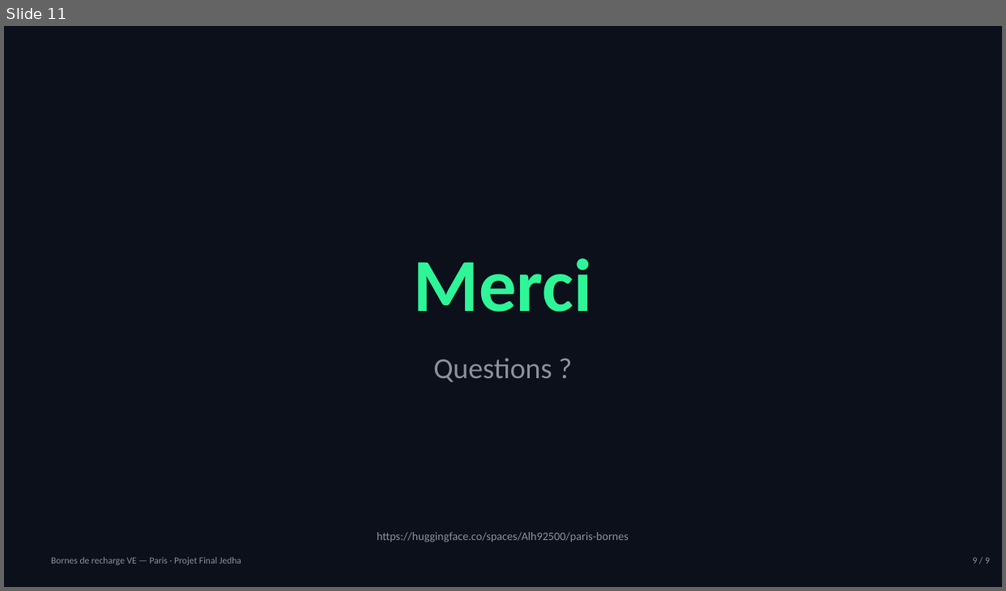
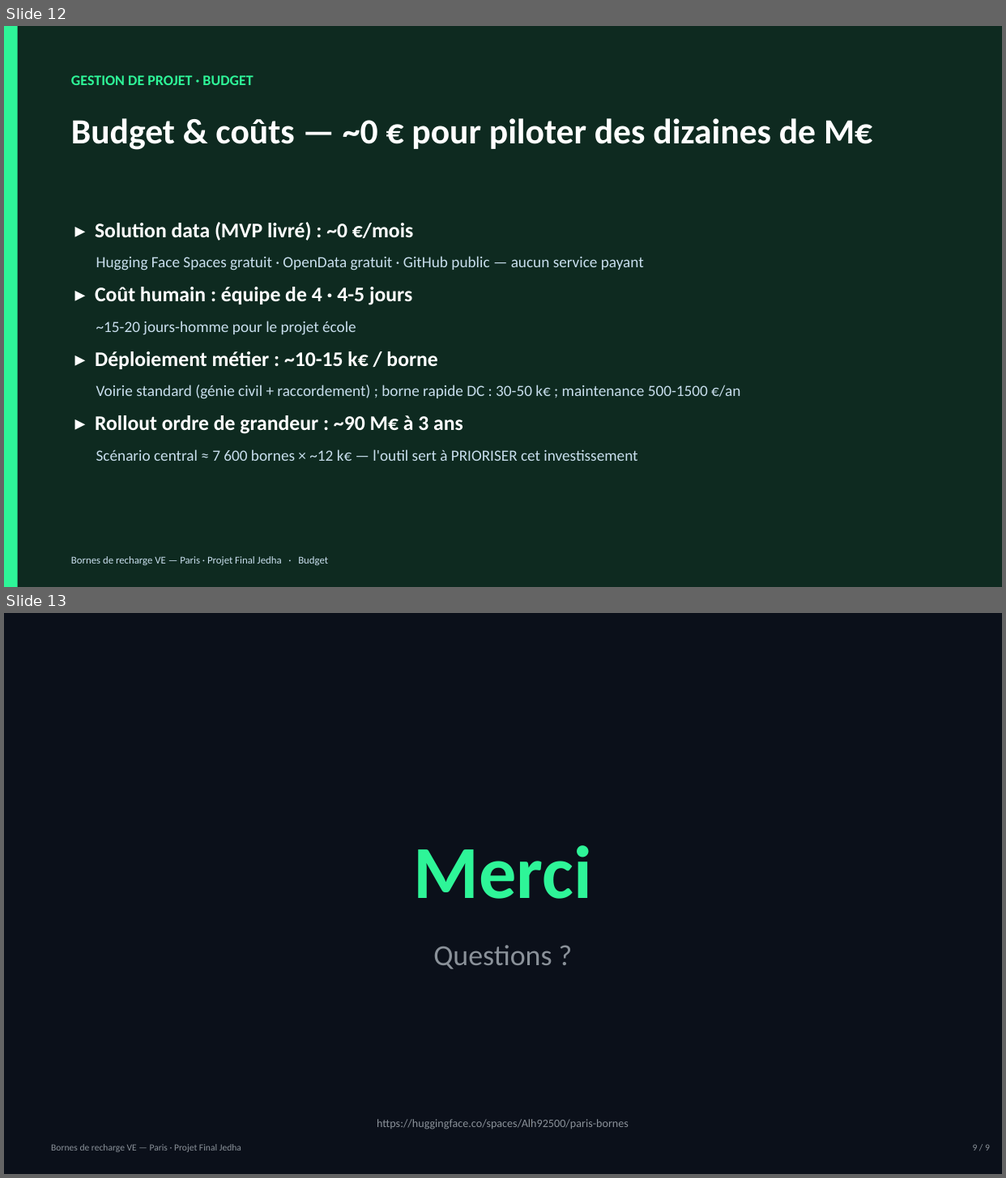
Before and after one commit to aymericlahonde-dotcom/cdsd-b6-paris-bornes, a slide deck: presentation/Presentation_Paris_Bornes.pptx. Shown one above the other, each under a label of ours: slide 11 before the commit, slides 12 and 13 after it. The pictures are 1006x591 and 1006x1178 pixels, drawn with LibreOffice and Linux fonts; fonts in the diff are those of the drawing. Boxes give left, top, right and bottom in pixels: in the first picture for what was removed or moved away, otherwise in the second. Text is boxed around its words. In the diff, an @@ line names an element or a change of style, - is before the commit and + after.

Commit message:
Monitoring intégré + dossier réaligné (RGPD, budget, cible vs MVP) + Q&A jury
- App : nouvel onglet Suivi & monitoring (qualité données, résultats modèle, usage anonyme)
- Dossier docx : sections RGPD (ch.11), Budget (ch.12), mise au point architecture cible vs MVP livré (ch.13) ; MLflow reclassé en cible, monitoring réel décrit
- Présentation : slides Conformité RGPD et Budget avant Merci
- README : RGPD + monitoring ; PREPARE_JURY.md (Q&A soutenance)

```diff
--- a/presentation/Presentation_Paris_Bornes.pptx
+++ b/presentation/Presentation_Paris_Bornes.pptx
@@ slide 12 added at [4,26,1002,587], background #FFFFFF @@
@@ rectangle added at [4,26,1002,587], fill #0E2A20 @@
@@ rectangle added at [4,26,18,587], fill #2EF598 @@
@@ text added at [71,75,253,85], 14 pt, text #2EF598, bold @@
+GESTION DE PROJET · BUDGET
@@ text added at [71,118,872,150], 34 pt, text #FFFFFF, bold @@
+Budget & coûts — ~0 € pour piloter des dizaines de M€
@@ text added at [95,222,740,461], 15 pt, text #C8DEED @@
+▸ Solution data (MVP livré) : ~0 €/mois
+Hugging Face Spaces gratuit · OpenData gratuit · GitHub public — aucun service payant
+▸ Coût humain : équipe de 4 · 4-5 jours
+~15-20 jours-homme pour le projet école
+▸ Déploiement métier : ~10-15 k€ / borne
+Voirie standard (génie civil + raccordement) ; borne rapide DC : 30-50 k€ ; maintenance 500-1500 €/an
+▸ Rollout ordre de grandeur : ~90 M€ à 3 ans
+Scénario central ≈ 7 600 bornes × ~12 k€ — l'outil sert à PRIORISER cet investissement
@@ text added at [71,557,328,565], 10 pt, text #C8DEED @@
+Bornes de recharge VE — Paris · Projet Final Jedha · Budget
@@ what was slide 11 is now slide 13 @@
```
Also in this commit, not shown: 1 other slide added, 5 other files.
